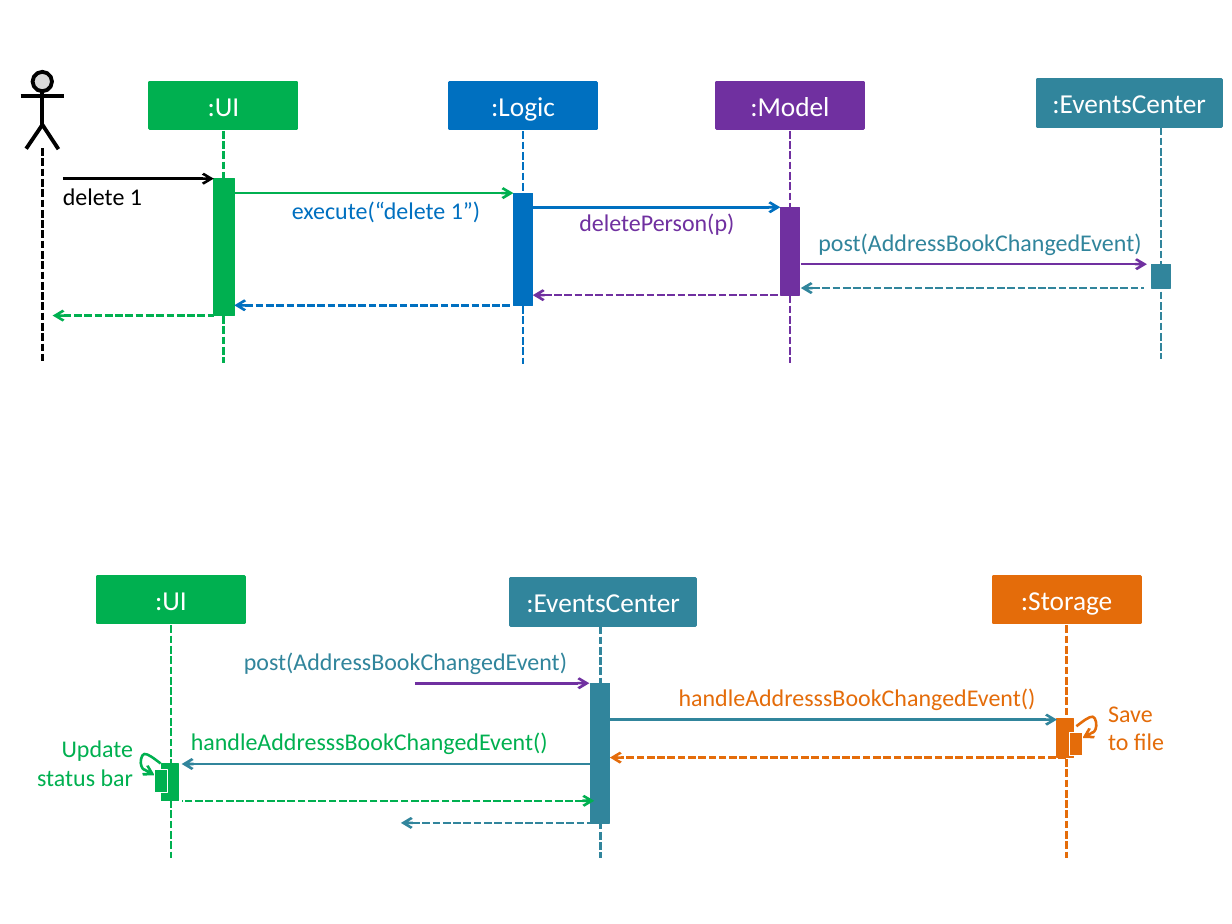
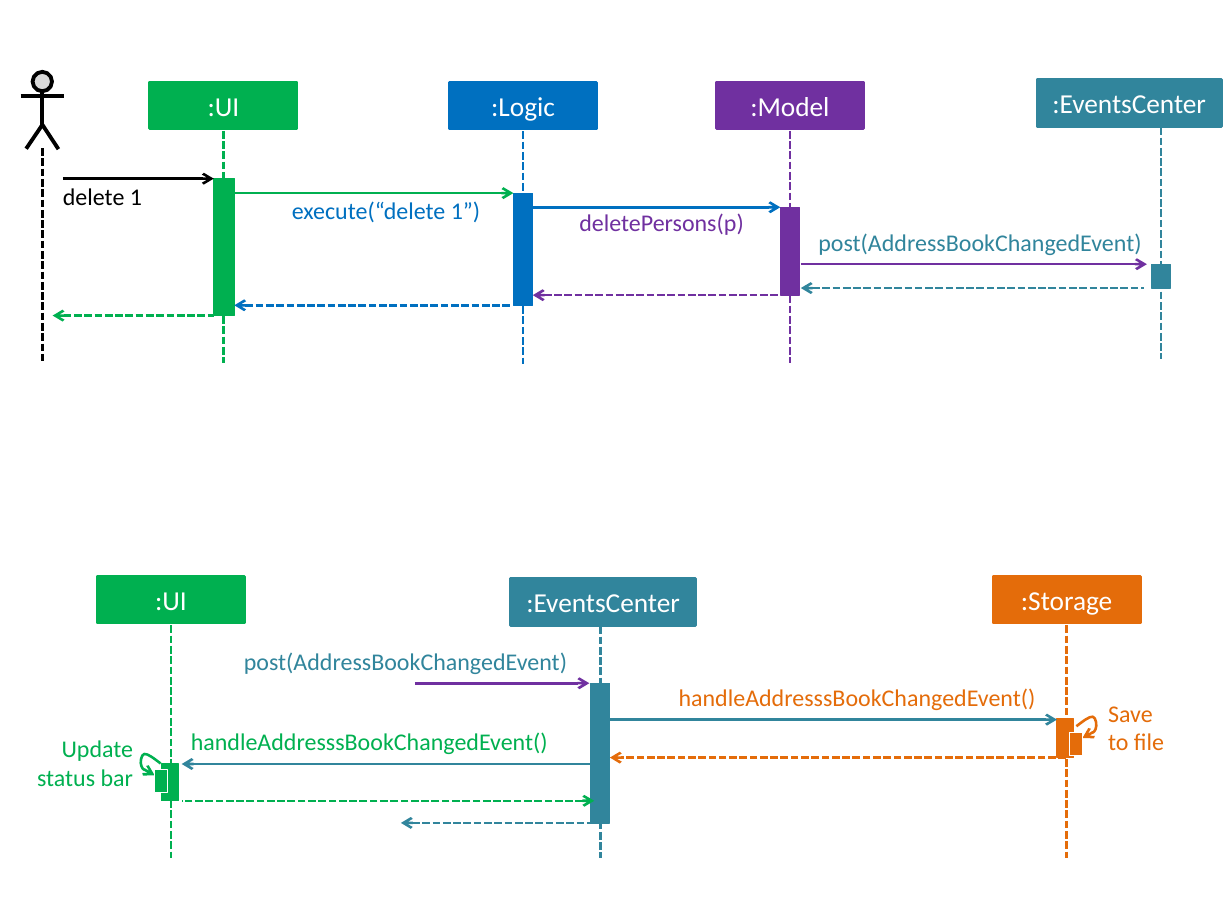
Before and after one commit to se-edu/addressbook-level4, a slide deck: slide 1 of docs/diagrams/HighLevelSequenceDiagrams.pptx. Drawn at 1232x924 pixels with LibreOffice and Linux fonts; fonts in the diff are those of the drawing. Boxes give left, top, right and bottom in pixels: in the first picture for what was removed or moved away, otherwise in the second. Text is boxed around its words. In the diff, an @@ line names an element or a change of style, - is before the commit and + after.

Commit message:
Model: implement deletePersons
* ModelManager::deletePerson -> ModelManager::deletePersons
* AddressBook::removePerson -> AddressBook::removePersons
* add UniquePersonList::removeAll
* PersonNotFoundException -> PersonsNotFoundException
* update DG of API changes

```diff
--- a/docs/diagrams/HighLevelSequenceDiagrams.pptx
+++ b/docs/diagrams/HighLevelSequenceDiagrams.pptx
@@ text at (x1=579, y1=213, x2=743, y2=235): text changed @@
-deletePerson(p)
+deletePersons(p)
```
Also in this commit, not shown: 10 other files.
